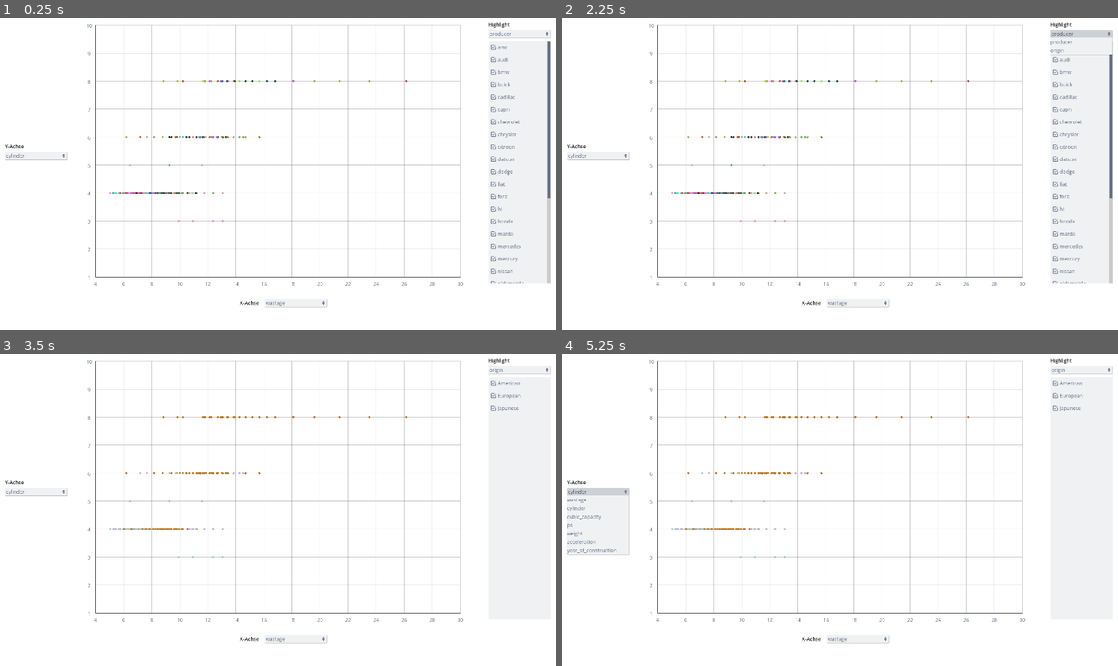
Above: before the commit, frames 1-4 (two rows, left to right).
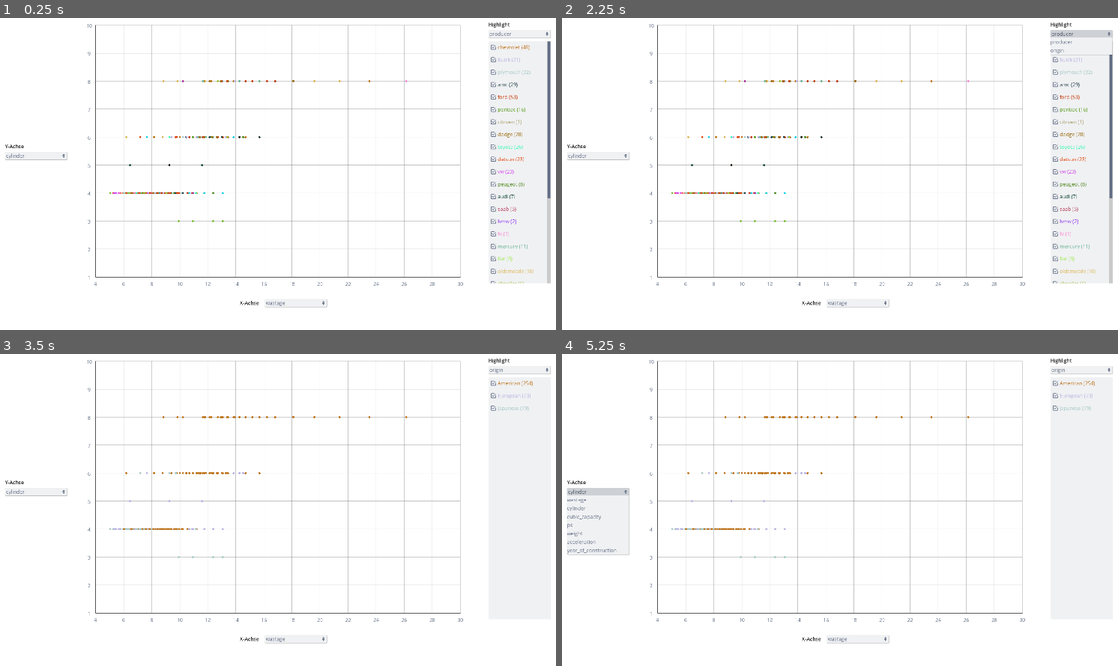
Above: after the commit, the same moments.

Repository: nevs-devs/cars
Game: Godot game, scene res://Main.tscn
Two runs of this game, one before a commit and one after it. Both use one fixed random seed, a clock stepped at 60 frames per second and the inputs below.
Inputs (mouse positions are in pixels of both pictures, inside the frame that each line leads up to):
- Up to frame 1 (0.25 s): no input
- Up to frame 2 (2.25 s): click "wastage" at 0.5 s; click "cylinder" at 1.25 s; click "producer" at 2 s
- Up to frame 3 (3.5 s): click (517, 382) at 2.77 s
- Up to frame 4 (5.25 s): click "origin" at 3.5 s; click "wastage" at 4.25 s; click "cylinder" at 5 s

The runs differ from the first frame. In frame 1, 0.8% of the frame differs, in the area x 19-96%, y 8-86%; in frame 2, 0.8%; in frame 3, less than 0.1%; in frame 4, less than 0.1%.

Commit message:
label colors and numbers

Diff:
--- a/CheckListItem.gd
+++ b/CheckListItem.gd
@@ -7,9 +7,10 @@
 func _ready():
 	$CheckBox.connect("toggled", self, '_on_toggle')
 
-func init(id_arg, text):
+func init(id_arg, text, color, number):
 	id = id_arg
-	$Label.text = text
+	$Label.text = text + " (" + str(number) + ")"
+	$Label.modulate = color
 
 func _on_toggle(pressed):
 	emit_signal("selection_changed", id, pressed)
--- a/CheckListItem.tscn
+++ b/CheckListItem.tscn
@@ -27,7 +27,7 @@
 margin_right = 89.0
 margin_bottom = 20.0
 custom_fonts/font = SubResource( 1 )
-custom_colors/font_color = Color( 0.384314, 0.431373, 0.521569, 1 )
+custom_colors/font_color = Color( 1, 1, 1, 1 )
 text = "Test123"
 valign = 1
 __meta__ = {
@@ -40,5 +40,8 @@
 margin_top = -20.0
 margin_right = 200.0
 margin_bottom = 20.0
+theme = SubResource( 2 )
 pressed = true
-theme = SubResource( 2 )
+__meta__ = {
+"_edit_use_anchors_": false
+}
--- a/Main.gd
+++ b/Main.gd
@@ -111,10 +111,12 @@
 	refresh_select()
 
 func get_unique_values(key):
-	var values = []
+	var values = {}
 	for car in cars:
-		if not car[key] in values:
-			values.append(car[key])
+		if car[key] in values:
+			values[car[key]] += 1
+		else:
+			values[car[key]] = 1
 	return values
 
 static func delete_children(node):
@@ -140,7 +142,7 @@
 	$SelectButton.text = SelectOptions[select_id]
 	delete_children($ScrollContainer/VBoxContainer)
 	var values = get_unique_values(SelectOptions[select_id])
-	values.sort()
+	# values.sort()
 	var index = 0
 	selection_toggles = []
 	selections = []
@@ -148,7 +150,7 @@
 		selection_toggles.append(true)
 		selections.append(value)
 		var item = check_list_item.instance()
-		item.init(index, value)
+		item.init(index, value, SelectionColors[index], values[value])
 		$ScrollContainer/VBoxContainer.add_child(item)
 		index += 1
 		item.connect("selection_changed", self, "_on_selection_changed")
Not shown: 2 places in CheckListItem.tscn that only renumber resources
